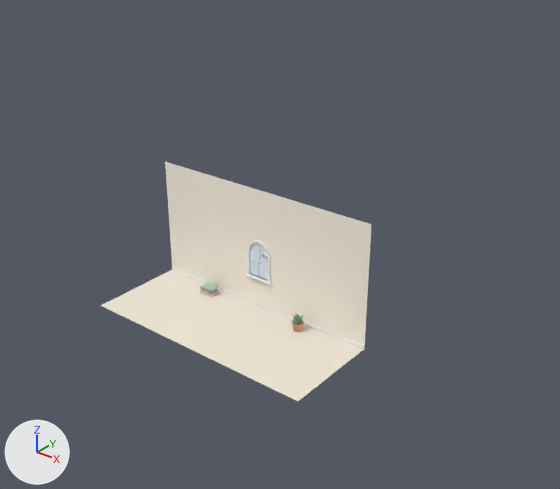
Before and after pictures for a commit that changed the glTF model src/avatar/models/stage/stage.glb.
Before and after are seen from a 50 mm camera at (35.1, -38.3, 31.7) aimed at (3.9, 0.7, 7.5). The axes (+X, +Y, +Z) are drawn at lower left. The lights are the same throughout. The older version comes first. Where no turn or scale is listed for an object, it has been applied to the vertices. Vertices at exactly the same position are counted once.

In view in the first picture: 'Baseboard', 'Book_1', 'Floor', 'Leaf_5', 'Pot', 'Wall' and 5 more.
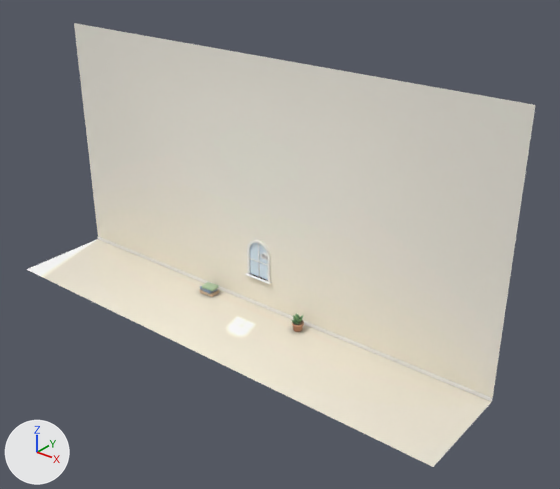
Not visible in the pictures: 'Leaf_9', 'Books_Shadow', 'Plant_Shadow'.

What differs and where, as boxes (x1, y1, x2, y2) in the pictures (560 x 489 px; the box of a moved part takes in the faces that stretch with it):
'Wall', reshaped (123% wider, 101% taller): before (165, 162, 371, 349); after (74, 23, 535, 399)
'Floor', reshaped (77% wider, 73% taller): before (101, 270, 364, 401); after (26, 239, 491, 467)
'Baseboard', rescaled (105% wider, 100% taller): before (172, 267, 364, 349); after (98, 237, 492, 402)
'Books', added: after (200, 282, 219, 297)
'Plant', added: after (291, 314, 304, 332)
'Pot', deleted: before (292, 320, 304, 332)
'Book_1', deleted: before (200, 290, 219, 297)
'Leaf_5', deleted: before (293, 315, 297, 323)
part 1 of me_baseboard, moved or reshaped: before (172, 267, 364, 349); after (98, 237, 492, 402)
part 3 of me_floor, moved or reshaped: before (101, 270, 364, 401); after (26, 239, 491, 467)

The change, as a list of edits to the scene's bpy script:
```text
Change me_baseboard:
    remove me_baseboard.from_pydata(...)  # 48 vertices, 92 faces; spans x -10.0..10.0, y 0.0, z -0.1..0.1
    remove me_baseboard.materials.append(mat_stage_baseboard)  # white #fbf9f5
    add me_baseboard.from_pydata(...)  # 48 vertices, 92 faces; spans x -20.0..20.0, y 0.0, z -0.1..0.1
    me_baseboard part 1: the whole mesh is scaled about its middle by (2, 1, 1)
    me_baseboard part 2: texture (UV) coordinates changed
    add me_baseboard.materials.append(mat_baked_baseboard)  # picture img_bake_baseboard
Change me_floor:
    remove me_floor.from_pydata(...)  # 4 vertices, 2 faces; spans x -10.0..10.0, y -5.0..3.0, z 0.0
    remove me_floor.materials.append(mat_stage_floor)  # pale yellow #efe6d6
    add me_floor.from_pydata(...)  # 4 vertices, 2 faces; spans x -20.0..20.0, y -5.0..3.0, z 0.0
    me_floor part 3
    me_floor.vertices[0].co: (-10.0, -5.0, 0.0) -> (-20.0, -5.0, 0.0)  # pixel (100, 305) -> pixel (26, 269)
    me_floor.vertices[1].co: (10.0, -5.0, 0.0) -> (20.0, -5.0, 0.0)  # pixel (298, 401) -> pixel (433, 467)
    me_floor.vertices[2].co: (-10.0, 3.0, 0.0) -> (-20.0, 3.0, 0.0)  # pixel (172, 269) -> pixel (98, 238)
    me_floor.vertices[3].co: (10.0, 3.0, 0.0) -> (20.0, 3.0, 0.0)  # pixel (364, 348) -> pixel (492, 401)
    me_floor part 4: texture (UV) coordinates changed
    add me_floor.materials.append(mat_baked_floor)  # picture img_bake_floor
Change me_wall:
    remove me_wall.from_pydata(...)  # 39 vertices, 39 faces; spans x -10.0..10.0, y 3.0, z 0.0..10.0
    remove me_wall.materials.append(mat_stage_wall)  # pale yellow #fcf4e5
    add me_wall.from_pydata(...)  # 39 vertices, 39 faces; spans x -20.0..20.0, y 3.0, z 0.0..20.0
    me_wall part 5
    4 vertices are removed from x -10.0..10.0, y 3.0, z 0.0..10.0
    39 faces are deleted
    4 vertices are added at (-20.0, 3.0, 0.0), (20.0, 3.0, 0.0), (20.0, 3.0, 20.0), (-20.0, 3.0, 20.0)
    39 new faces join them
    add me_wall.materials.append(mat_baked_wall)  # picture img_bake_wall
Remove ob_book_1:
    ob_book_1 = bpy.data.objects.new('Book_1', me_book_1)
Remove ob_leaf_5:
    ob_leaf_5 = bpy.data.objects.new('Leaf_5', me_leaf_5)
Remove ob_leaf_9:
    ob_leaf_9 = bpy.data.objects.new('Leaf_9', me_leaf_9)
Remove ob_pot:
    ob_pot = bpy.data.objects.new('Pot', me_pot)
Add ob_plant_shadow:
    ob_plant_shadow = bpy.data.objects.new('Plant_Shadow', me_plant_shadow)  # 4 vertices, 2 faces; spans x -1.17..1.17, y -1.17..1.24, z 0.0; in mat_baked_plant_shadow (picture img_bake_plant_shadow)
    ob_plant_shadow.location = (4.6, 2.0, 0.0)
Add ob_plant:
    ob_plant = bpy.data.objects.new('Plant', me_plant)  # 2647 vertices, 5264 faces; spans x -0.47..0.47, y -0.47..0.538, z 0.0..1.355; in mat_baked_plant (picture img_bake_plant)
    ob_plant.location = (4.6, 2.0, 0.0)
Add ob_books_shadow:
    ob_books_shadow = bpy.data.objects.new('Books_Shadow', me_books_shadow)  # 4 vertices, 2 faces; spans x -1.53..1.47, y -1.31..1.32, z 0.0; in mat_baked_books_shadow (picture img_bake_books_shadow)
    ob_books_shadow.location = (-4.6, 2.0, 0.0)
Add ob_books:
    ob_books = bpy.data.objects.new('Books', me_books)  # 288 vertices, 552 faces; spans x -0.742..0.722, y -0.513..0.513, z 0.0..0.72; in mat_baked_books (picture img_bake_books)
    ob_books.location = (-4.6, 2.0, 0.0)
```
